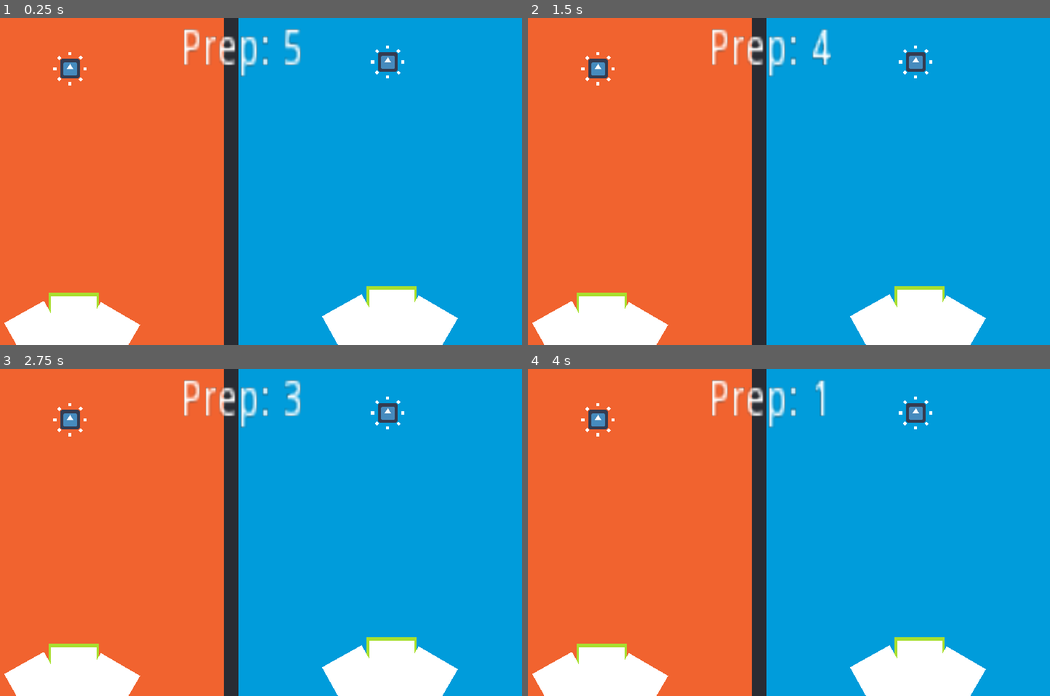
Above: before the commit, frames 1-4 (two rows, left to right).
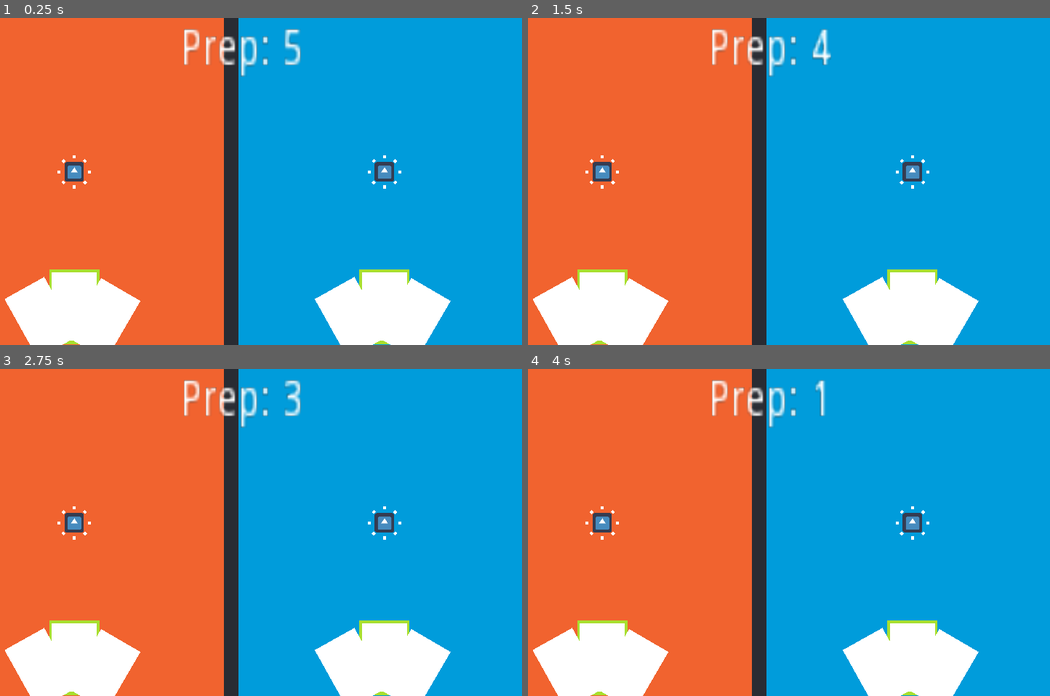
Above: after the commit, the same moments.

Repository: bitten-sweet-studio/paper-duel
Game: Godot game, scene res://arenas/arena_full.tscn
Same seed, same stepped clock (60 frames per second), same inputs: the game is played once before the commit and once after it. The engine's default icon, where the game draws it, is replaced by a stand-in: a white triangle on a blue panel in a dark square.
Inputs:
- Up to frame 1 (0.25 s): no input
- Up to frame 2 (1.5 s): tap Enter at 0.5 s; tap Space at 1.25 s
- Up to frame 3 (2.75 s): no input
- Up to frame 4 (4 s): tap Enter at 2.75 s; tap Space at 3.5 s

The runs differ from the first frame. In frame 1, 5.2% of the frame differs, in the area x 0-88%, y 8-100%; in frame 2, 5.2%; in frame 3, 5.2%; in frame 4, 5.2%.

Commit message:
remove card hand in player and move to arena full

Diff:
--- a/game/arenas/arena_full.tscn
+++ b/game/arenas/arena_full.tscn
@@ -5,7 +5,7 @@
 [ext_resource path="res://arenas/middle_wall.tscn" type="PackedScene" id=3]
 [ext_resource path="res://arenas/side_wall.tscn" type="PackedScene" id=4]
 [ext_resource path="res://player/player.tscn" type="PackedScene" id=5]
-[ext_resource path="res://scripts/arena_full.gd" type="Script" id=6]
+[ext_resource path="res://card_hand/card_hand.tscn" type="PackedScene" id=6]
 [ext_resource path="res://player/right_player_input_definition.tres" type="Resource" id=7]
 [ext_resource path="res://player/left_player_input_definition.tres" type="Resource" id=8]
 [ext_resource path="res://scripts/player/player_manager.gd" type="Script" id=9]
@@ -15,10 +15,10 @@
 [ext_resource path="res://scripts/match/state_machine/match_prep_state.gd" type="Script" id=13]
 
 [node name="arena_full" type="Node2D"]
-script = ExtResource( 6 )
-card_timer_path = NodePath("match/prep_state/prep_timer")
-weapon_attachment_timer_path = NodePath("")
-player_scene = ExtResource( 5 )
+
+[node name="camera_2d" type="Camera2D" parent="."]
+offset = Vector2( 960, 540 )
+current = true
 
 [node name="match" type="Node" parent="."]
 script = ExtResource( 10 )
@@ -48,71 +48,75 @@
 key = "fighting_timer"
 path = NodePath(".")
 
-[node name="camera_2d" type="Camera2D" parent="."]
-offset = Vector2( 960, 540 )
-current = true
-
 [node name="arenas" type="Node2D" parent="."]
 
 [node name="arena_left" parent="arenas" instance=ExtResource( 1 )]
 
 [node name="arena_right" parent="arenas" instance=ExtResource( 2 )]
 
-[node name="walls" type="Node2D" parent="."]
+[node name="walls" type="Node2D" parent="arenas"]
 
-[node name="side_wall_left" parent="walls" instance=ExtResource( 4 )]
+[node name="side_wall_left" parent="arenas/walls" instance=ExtResource( 4 )]
 modulate = Color( 0.164706, 0.176471, 0.203922, 1 )
 
-[node name="side_wall_up" parent="walls" instance=ExtResource( 4 )]
+[node name="side_wall_up" parent="arenas/walls" instance=ExtResource( 4 )]
 modulate = Color( 0.164706, 0.176471, 0.203922, 1 )
 position = Vector2( 1970, 7.27596e-12 )
 rotation = 1.5708
 scale = Vector2( 1, 1.871 )
 
-[node name="side_wall_down" parent="walls" instance=ExtResource( 4 )]
+[node name="side_wall_down" parent="arenas/walls" instance=ExtResource( 4 )]
 modulate = Color( 0.164706, 0.176471, 0.203922, 1 )
 position = Vector2( 1970, 1130 )
 rotation = 1.5708
 scale = Vector2( 1, 1.871 )
 
-[node name="side_wall_right" parent="walls" instance=ExtResource( 4 )]
+[node name="side_wall_right" parent="arenas/walls" instance=ExtResource( 4 )]
 modulate = Color( 0.164706, 0.176471, 0.203922, 1 )
 position = Vector2( 1970, 0 )
 
-[node name="middle_wall" parent="walls" instance=ExtResource( 3 )]
+[node name="middle_wall" parent="arenas/walls" instance=ExtResource( 3 )]
 
-[node name="players_spawn_positions" type="Node2D" parent="."]
+[node name="cards" type="Node2D" parent="."]
 
-[node name="Position2D" type="Position2D" parent="players_spawn_positions"]
-position = Vector2( 428, 167 )
+[node name="card_hand_right" parent="cards" instance=ExtResource( 6 )]
+position = Vector2( 1466, 953 )
 
-[node name="Position2D2" type="Position2D" parent="players_spawn_positions"]
-position = Vector2( 1477, 145 )
+[node name="card_hand_left" parent="cards" instance=ExtResource( 6 )]
+position = Vector2( 442, 953 )
 
 [node name="players" type="Node2D" parent="."]
 script = ExtResource( 9 )
 
 [node name="player_left" parent="players" instance=ExtResource( 5 )]
-position = Vector2( 121, 53 )
+position = Vector2( 442, 508 )
 __meta__ = {
 "_edit_group_": true
 }
 input_definition = ExtResource( 8 )
+_card_hand_path = NodePath("../../cards/card_hand_left")
 
 [node name="player_right" parent="players" instance=ExtResource( 5 )]
-position = Vector2( 1375, 103 )
+position = Vector2( 1466, 508 )
 __meta__ = {
 "_edit_group_": true
 }
 input_definition = ExtResource( 7 )
+_card_hand_path = NodePath("../../cards/card_hand_right")
 
 [node name="time_label" type="Label" parent="."]
 margin_left = 794.0
 margin_top = 24.0
-margin_right = 1670.0
-margin_bottom = 486.0
+margin_right = 831.0
+margin_bottom = 38.0
 rect_scale = Vector2( 8.99015, 12.0935 )
 text = "00:30"
 
+[node name="RichTextLabel" type="RichTextLabel" parent="time_label"]
+anchor_right = 1.0
+anchor_bottom = 1.0
+margin_right = 3.0
+margin_bottom = 26.0
+
 [connection signal="timeout" from="match/prep_state/prep_timer" to="match/prep_state" method="_on_prep_timer_timeout"]
 [connection signal="timeout" from="match/fighting_state/fighting_timer" to="match/fighting_state" method="_on_fight_timer_timeout"]
--- /dev/null
+++ b/game/arenas/arena_ref.tscn
@@ -0,0 +1,9 @@
+[gd_scene load_steps=2 format=2]
+
+[ext_resource path="res://util/textures/white_pixel.png" type="Texture" id=1]
+
+[node name="Sprite" type="Sprite"]
+modulate = Color( 1, 0.670588, 0.756863, 1 )
+position = Vector2( 959, 542 )
+scale = Vector2( 1916, 1079 )
+texture = ExtResource( 1 )
--- a/game/player/player.tscn
+++ b/game/player/player.tscn
@@ -7,7 +7,6 @@
 [ext_resource path="res://scripts/player/state_machine/player_card_selection_state.gd" type="Script" id=5]
 [ext_resource path="res://scripts/player/state_machine/player_fighting_state.gd" type="Script" id=6]
 [ext_resource path="res://scripts/player/state_machine/player_state_machine.gd" type="Script" id=7]
-[ext_resource path="res://card_hand/card_hand.tscn" type="PackedScene" id=8]
 [ext_resource path="res://scripts/weapon_system/weapon_slot_manager.gd" type="Script" id=9]
 [ext_resource path="res://weapon/weapon_slot.tscn" type="PackedScene" id=10]
 
@@ -19,6 +18,7 @@
 
 [node name="player" type="Node2D"]
 script = ExtResource( 1 )
+_card_hand_path = NodePath("")
 
 [node name="player_body" type="KinematicBody2D" parent="."]
 script = ExtResource( 3 )
@@ -51,6 +51,3 @@
 
 [node name="fighting_state" type="Node" parent="state_machine"]
 script = ExtResource( 6 )
-
-[node name="card_hand" parent="." instance=ExtResource( 8 )]
-position = Vector2( 13, 865 )
--- a/game/scripts/arena_full.gd
+++ /dev/null
@@ -1,20 +0,0 @@
-extends Node2D
-
-export var number_of_players = 2
-export var players_spawn_position_path : NodePath = ("players_spawn_positions")
-export var players_path : NodePath = ("players")
-export var card_timer_path : NodePath = ("card_timer")
-export var weapon_attachment_timer_path : NodePath = ("weapon_attachment_timer")
-export var time_label_path : NodePath = ("time_label")
-
-export var player_scene : PackedScene
-
-onready var players_spawn_position = get_node(players_spawn_position_path)
-onready var players = get_node(players_path)
-
-func _ready():
-	reset_players_position()
-
-func reset_players_position():
-	for i in players.get_child_count():
-		players.get_child(i).global_position = players_spawn_position.get_child(i).global_position
Not shown: 1 places in game/player/player.tscn that only renumber resources
